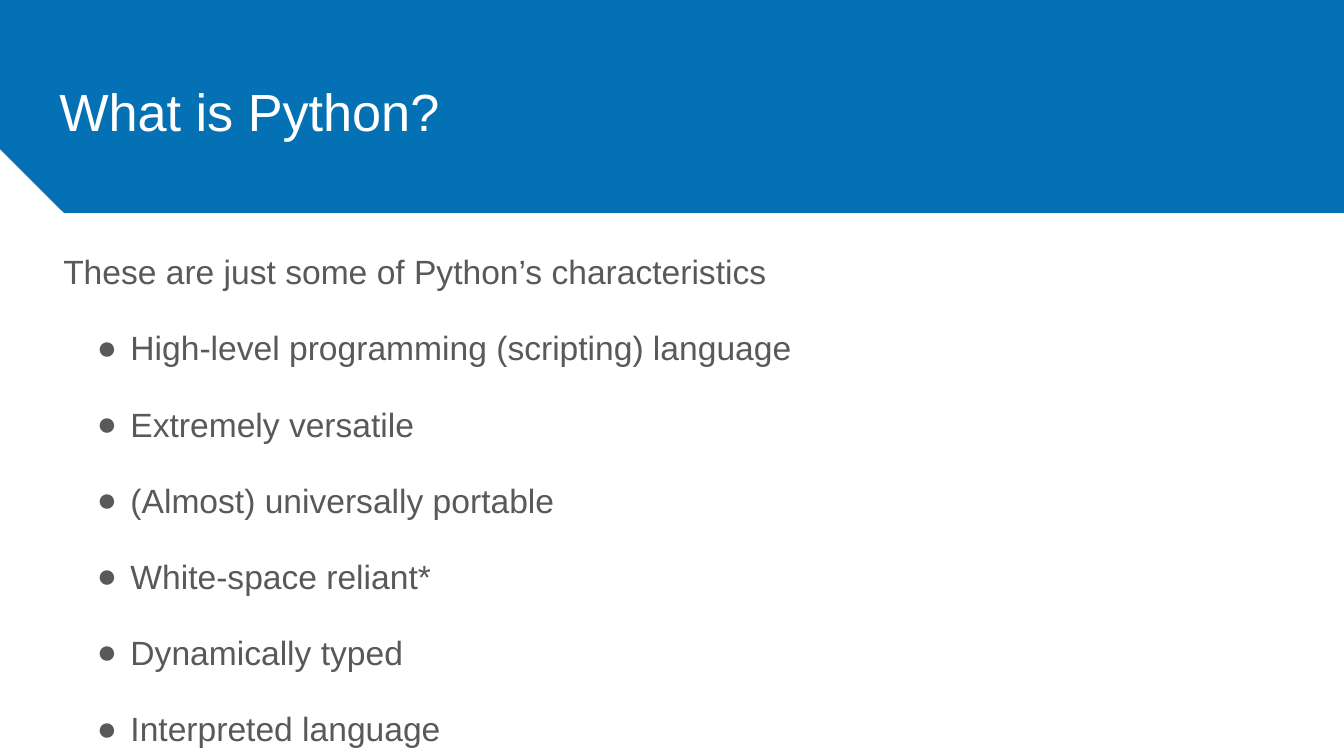
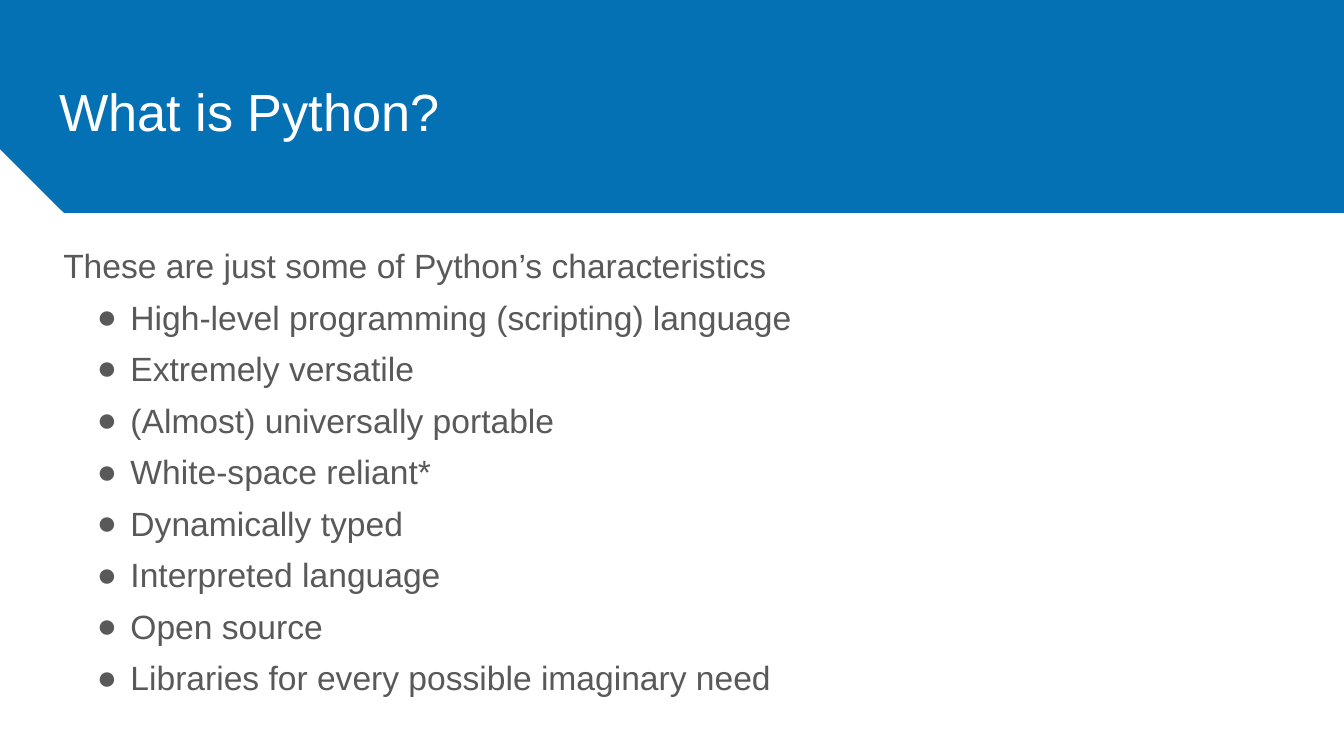
Before and after one commit to ieeeupsb/workshop-python, a slide deck: slide 4 of introPython3.pptx. Drawn at 1344x756 pixels with LibreOffice and Linux fonts; fonts in the diff are those of the drawing. Boxes give left, top, right and bottom in pixels: in the first picture for what was removed or moved away, otherwise in the second. Text is boxed around its words. In the diff, an @@ line names an element or a change of style, - is before the commit and + after.

```diff
--- a/introPython3.pptx
+++ b/introPython3.pptx
@@ text "These are just some of ..." at box(63, 253, 791, 697): line spacing 1.15 to 1; less space between paragraphs @@
```
Also in this commit, not shown: 4 other slides changed.
